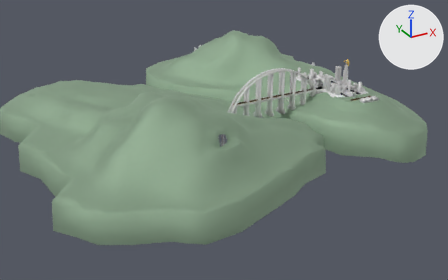
Renders of the OBJ model Models/world.obj from each side of a commit.
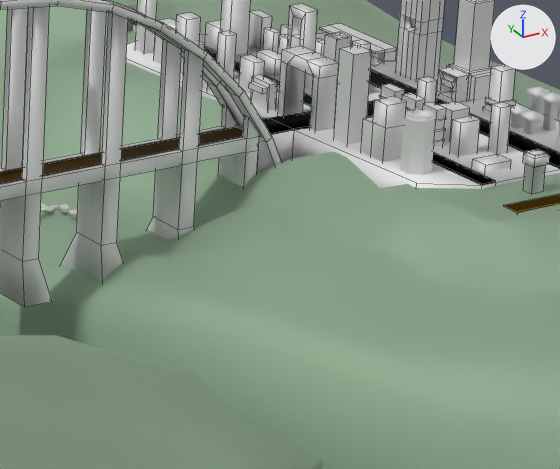
Each version is shown whole from a 50 mm camera at (-1137.0, -2249.0, 954.0) aimed at (43.0, -103.0, -119.0), then close up on the part from 62% to 80% of the width and 25% to 49% of the height. The axes (+X, +Y, +Z) are drawn at upper right. The lights are the same throughout. The close-ups show mesh edges as thin lines. Where no turn or scale is listed for an object, it has been applied to the vertices. Vertices at the same position are counted once.

Names of what the first close-up shows: 'BuildingA3.1', 'BuildingA4', 'BuildingA4.1', 'BuildingA4.2', 'BuildingB3', 'BuildingC1', 'Cube.12_2_1', 'Cube.16', 'Cube.3', 'StreetPlan', 'Tube.2', 'World'.
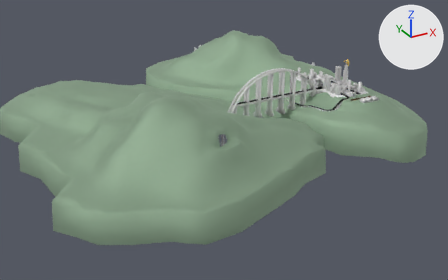
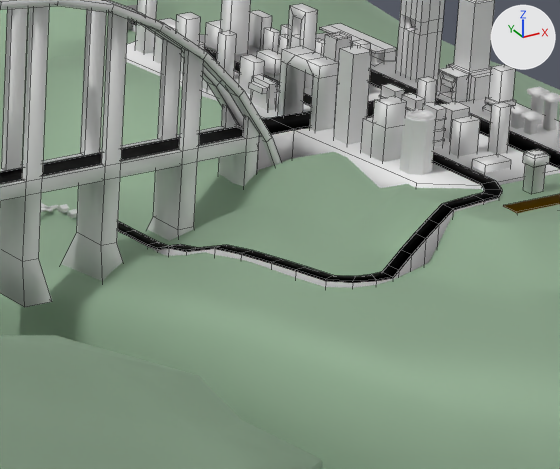
Edits to the scene script, one JSON object a line:
```json
{"block": "me_streetplan", "where": "# used by ob_streetplan; location = (0.0, 0.0, 0.0)"}
{"op": "remove", "block": "me_streetplan", "code": "me_streetplan.from_pydata(...)  # 78 vertices, 76 faces; spans x 413.0..593.0, y -366.0..547.0, z 58.0..86.0"}
{"op": "add", "block": "me_streetplan", "code": "me_streetplan.from_pydata(...)  # 210 vertices, 208 faces; spans x 340.0..593.0, y -386.0..547.0, z -2.0..86.0"}
{"block": "me_streetplan", "change": "me_streetplan part 1: 132 vertices added at x 340.0..484.0, y -386.0..-178.0, z -2.0..84.0"}
```

Pixel boxes [x1, y1, x2, y2] of what changed, in the close-ups (560 x 469 px):
```json
{"object": "StreetPlan", "change": "reshaped", "before": [126, 21, 560, 189], "after": [118, 21, 560, 288]}
{"part": 1, "of": "me_streetplan", "change": "added", "after": [118, 181, 502, 288]}
```
